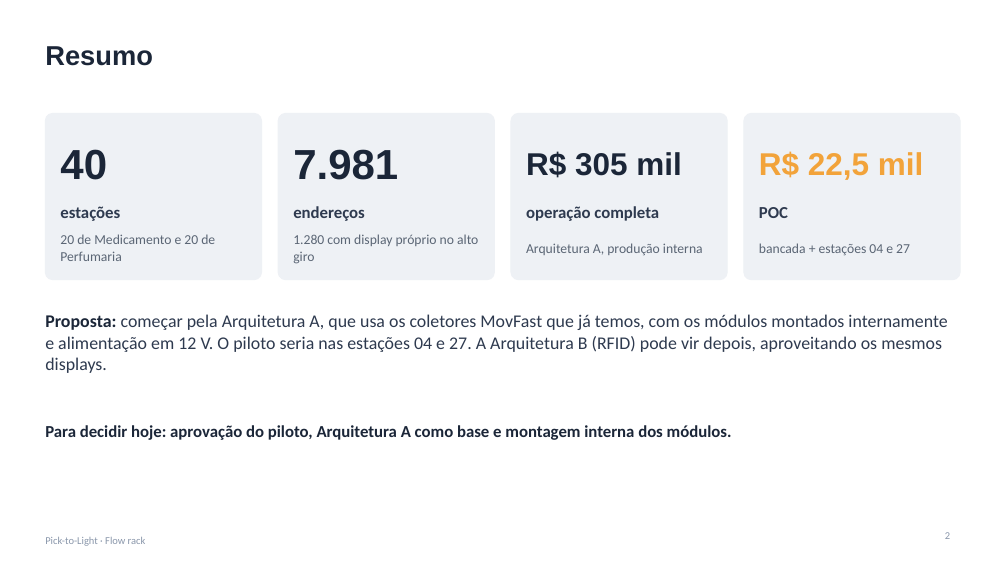
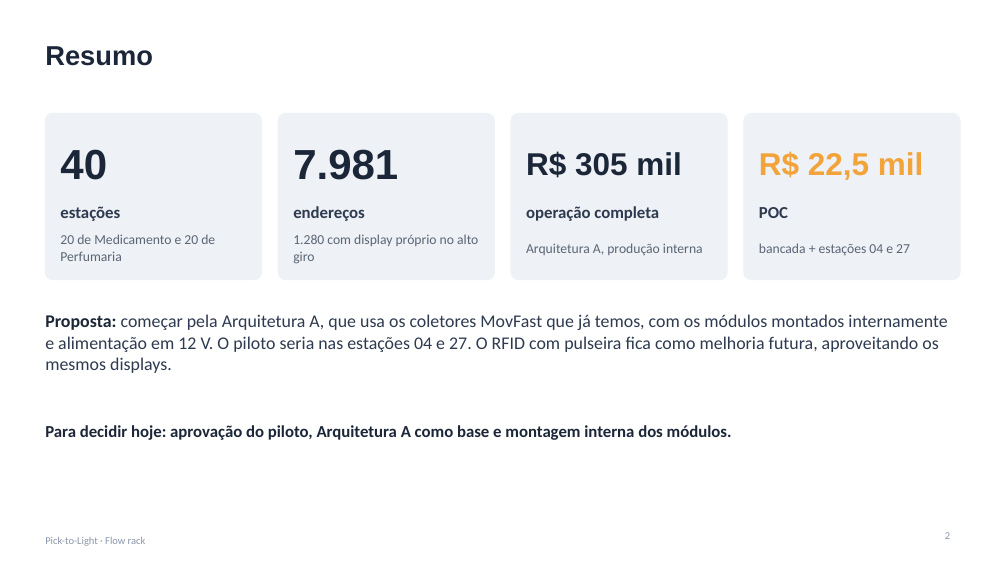
Before and after one commit to jivo88/picking_to_light, a slide deck: slide 2 of projeto/entregaveis/Apresentacao_PTL.pptx. Drawn at 1008x567 pixels with LibreOffice and Linux fonts; fonts in the diff are those of the drawing. Boxes give left, top, right and bottom in pixels: in the first picture for what was removed or moved away, otherwise in the second. Text is boxed around its words. In the diff, an @@ line names an element or a change of style, - is before the commit and + after.

```diff
--- a/projeto/entregaveis/Apresentacao_PTL.pptx
+++ b/projeto/entregaveis/Apresentacao_PTL.pptx
@@ text at (45, 314, 947, 373): text changed @@
-Proposta: começar pela Arquitetura A, que usa os coletores MovFast que já temos, com os módulos montados internamente e alimentação em 12 V. O piloto seria nas estações 04 e 27. A Arquitetura B (RFID) pode vir depois, aproveitando os mesmos displays.
+Proposta: começar pela Arquitetura A, que usa os coletores MovFast que já temos, com os módulos montados internamente e alimentação em 12 V. O piloto seria nas estações 04 e 27. O RFID com pulseira fica como melhoria futura, aproveitando os mesmos displays.
```
Also in this commit, not shown: 6 other slides changed, 14 other files.
